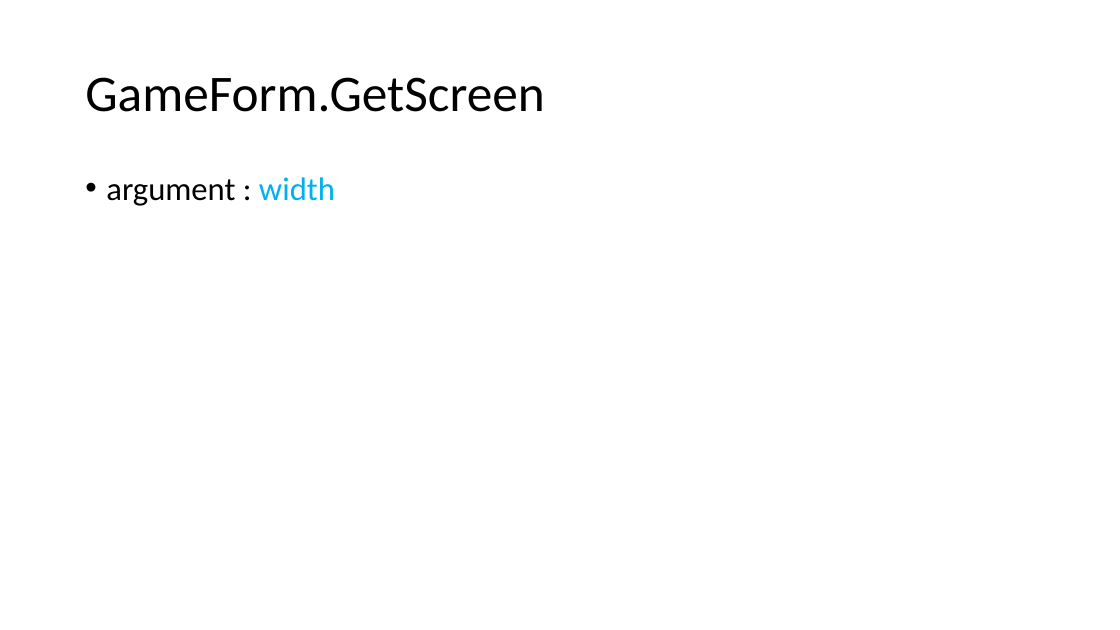
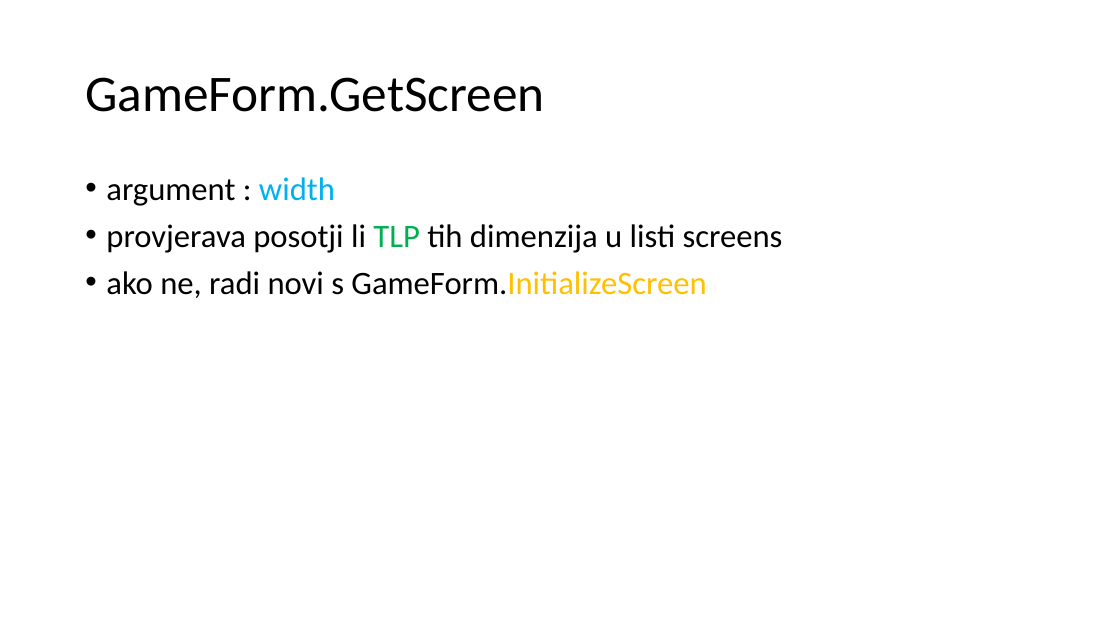
Before and after one commit to mihapetr/Zmija, a slide deck: slide 11 of docs/Zmijica.pptx (slide 10 before the commit). Drawn at 1120x630 pixels with LibreOffice and Linux fonts; fonts in the diff are those of the drawing. Boxes give left, top, right and bottom in pixels: in the first picture for what was removed or moved away, otherwise in the second. Text is boxed around its words. In the diff, an @@ line names an element or a change of style, - is before the commit and + after.

```diff
--- a/docs/Zmijica.pptx
+++ b/docs/Zmijica.pptx
@@ text at (106, 224, 783, 298): paragraphs added @@
+• provjerava posotji li TLP tih dimenzija u listi screens
+• ako ne, radi novi s GameForm.InitializeScreen
```
Also in this commit, not shown: 5 other slides changed, 7 slides added, 2 slides removed, 1 other file.
